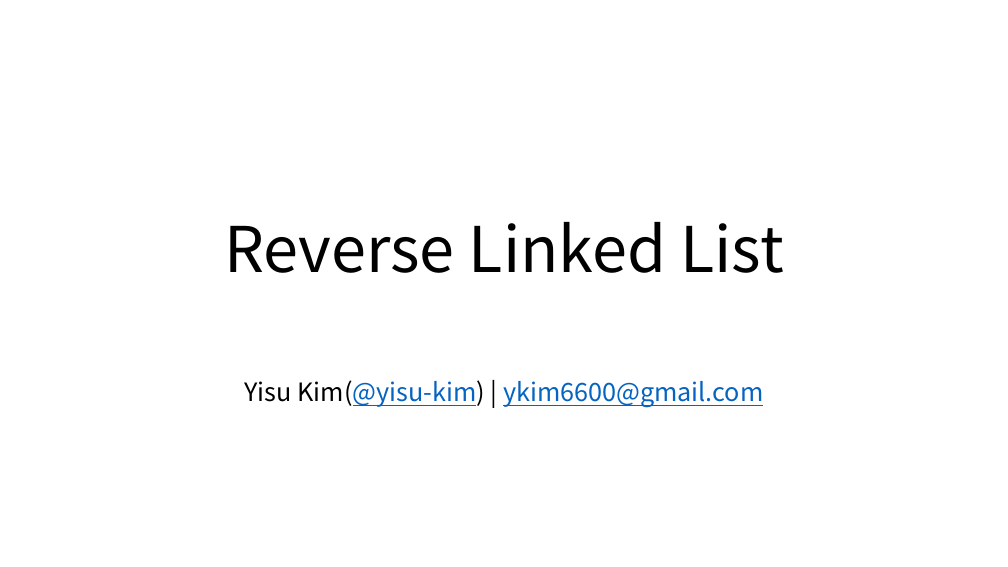
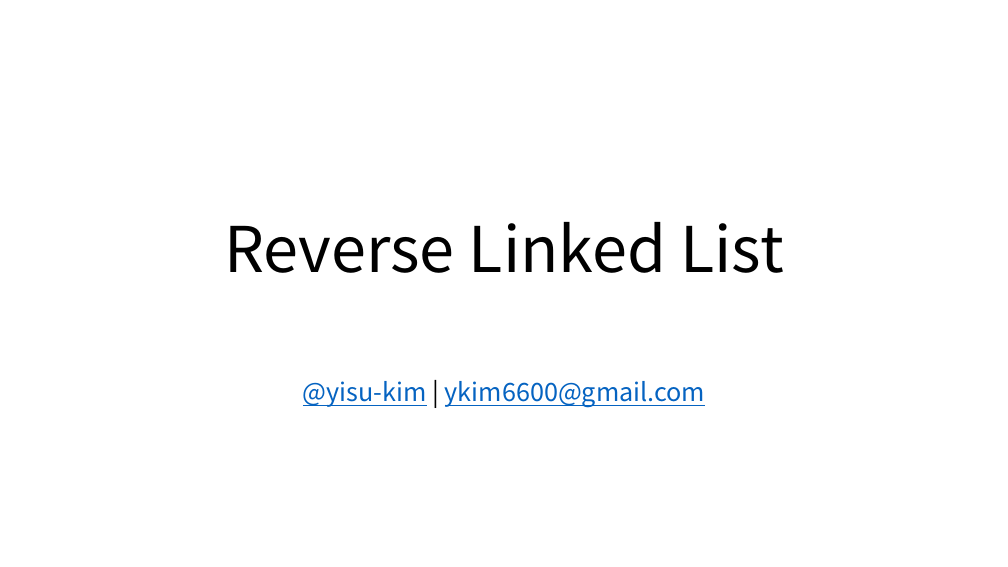
Before and after one commit to yisu-kim/TIL, a slide deck: slide 1 of InterviewQuestions/LinkedLists/ReverseLinkedList.pptx. Drawn at 1008x567 pixels with LibreOffice and Linux fonts; fonts in the diff are those of the drawing. Boxes give left, top, right and bottom in pixels: in the first picture for what was removed or moved away, otherwise in the second. Text is boxed around its words. In the diff, an @@ line names an element or a change of style, - is before the commit and + after.

```diff
--- a/InterviewQuestions/LinkedLists/ReverseLinkedList.pptx
+++ b/InterviewQuestions/LinkedLists/ReverseLinkedList.pptx
@@ subtitle at (303, 381, 706, 408): text changed @@
-Yisu Kim(@yisu-kim) | ykim6600@gmail.com
+@yisu-kim | ykim6600@gmail.com
```
Also in this commit, not shown: 2 other files.
